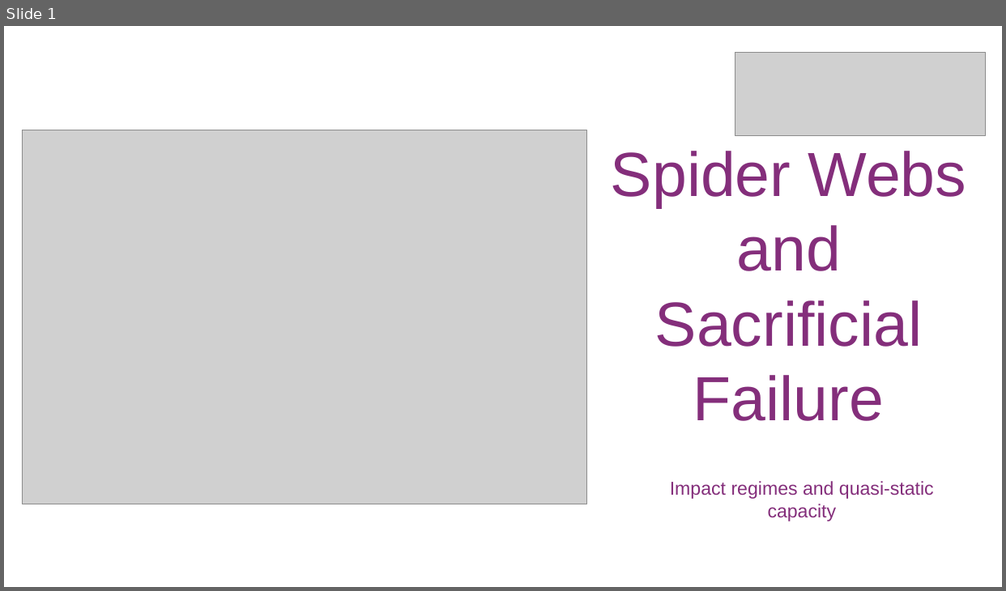
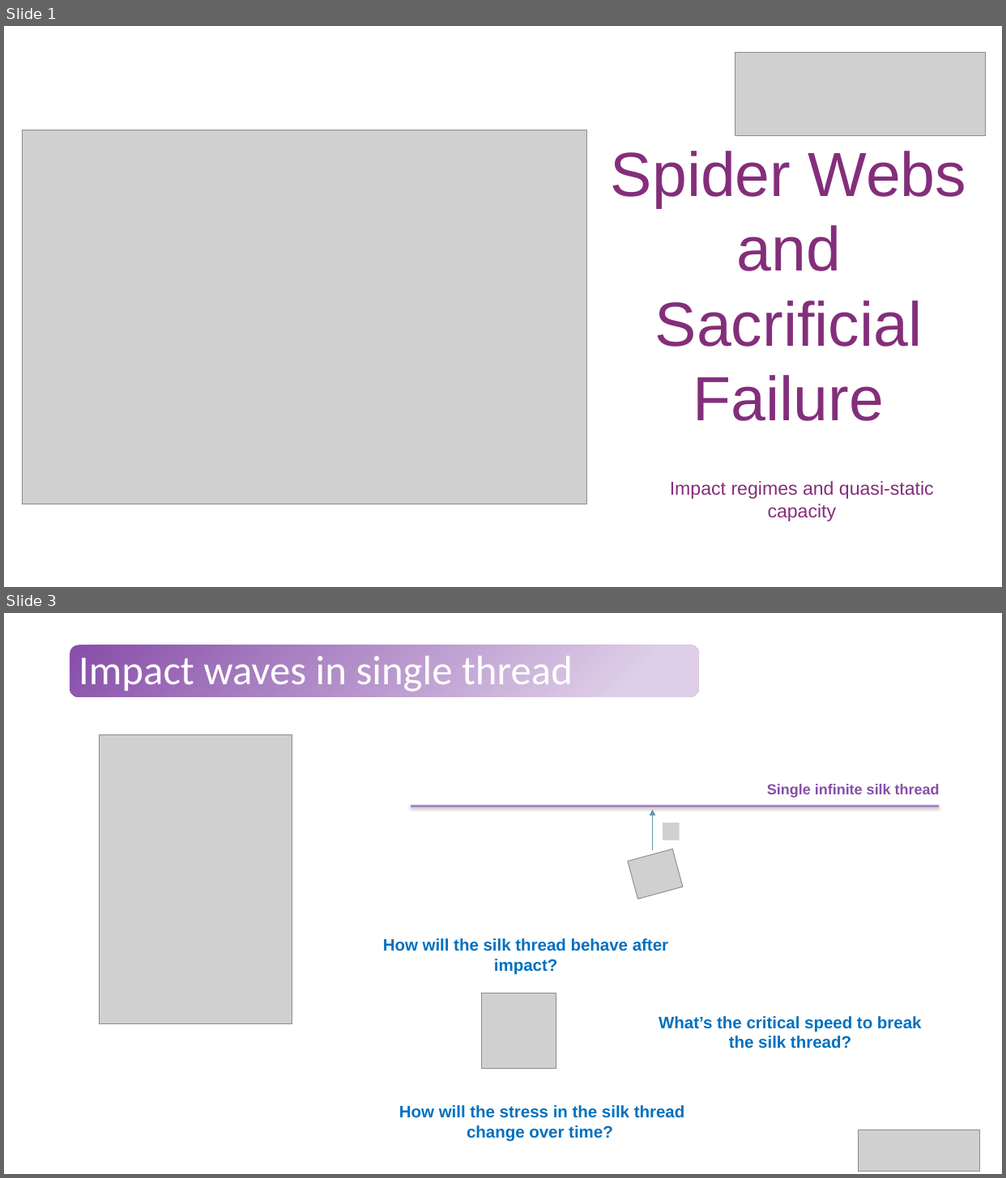
Before and after one commit to Tavi681/PoliPhysics, a slide deck: Tema 2/paper/Tema2.pptx. Shown one above the other, each under a label of ours: slide 1 before the commit, slides 1 and 3 after it; the slides between them are not shown. The pictures are 1006x591 and 1006x1178 pixels, drawn with LibreOffice and Linux fonts; fonts in the diff are those of the drawing; grey boxes stand for pictures. Boxes give left, top, right and bottom in pixels: in the first picture for what was removed or moved away, otherwise in the second. Text is boxed around its words. In the diff, an @@ line names an element or a change of style, - is before the commit and + after.

```diff
--- a/Tema 2/paper/Tema2.pptx
+++ b/Tema 2/paper/Tema2.pptx
@@ slide 3 added at bbox=[4, 613, 1002, 1174], background #FFFFFF @@
@@ rounded rectangle added at bbox=[70, 645, 699, 697], fill gradient #874EA9 to #DECEE8 @@
@@ title added at bbox=[79, 656, 573, 692], 39.6 pt, text #FFFFFF @@
+Impact waves in single thread
@@ picture added at bbox=[99, 735, 292, 1024] @@
@@ group added at bbox=[411, 784, 940, 899]: 2 pictures, 1 line, 1 arrow, 1 text @@
+Single infinite silk thread
@@ text added at bbox=[383, 939, 668, 975], 16 pt, text #0070C0, bold @@
+How will the silk thread behave after impact?
@@ picture added at bbox=[482, 994, 556, 1068] @@
@@ text added at bbox=[658, 1016, 922, 1049], 16 pt, text #0070C0, bold @@
+What’s the critical speed to break the silk thread?
@@ text added at bbox=[399, 1105, 685, 1142], 16 pt, text #0070C0, bold @@
+How will the stress in the silk thread change over time?
@@ picture added at bbox=[859, 1131, 980, 1171] @@
```
Also in this commit, not shown: 10 slides changed, 11 other slides added, 2 slides removed.
